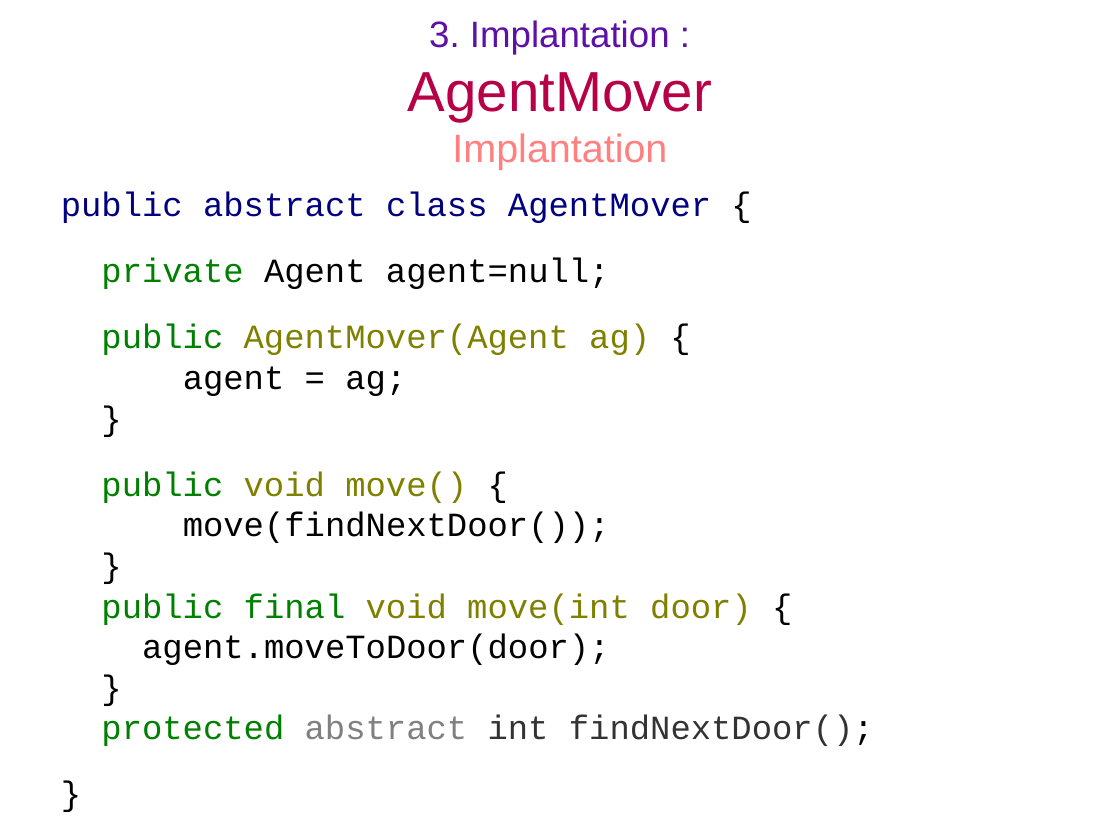
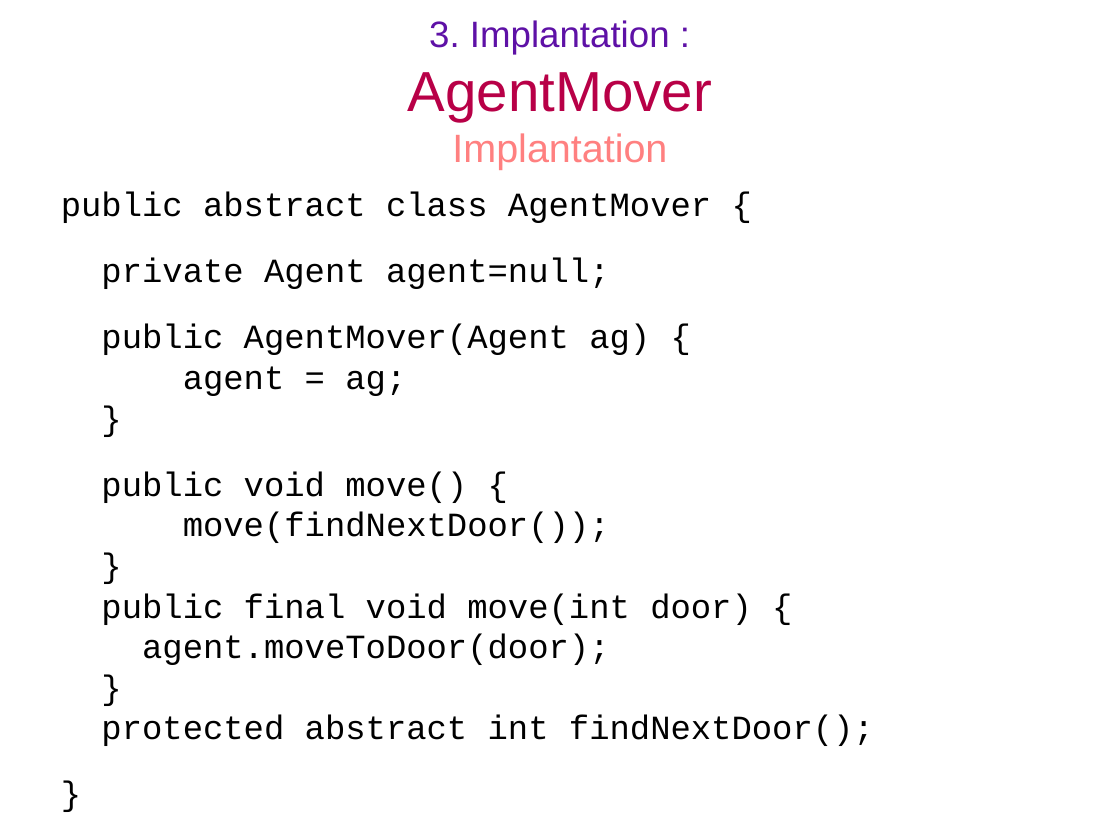
Before and after one commit to BackupTheBerlios/visidia-svn, a slide deck: slide 20 of trunk/doc/soutenance/soutenance.odp. Drawn at 1120x840 pixels with LibreOffice and Linux fonts; fonts in the diff are those of the drawing. Boxes give left, top, right and bottom in pixels: in the first picture for what was removed or moved away, otherwise in the second. Text is boxed around its words. In the diff, an @@ line names an element or a change of style, - is before the commit and + after.

```diff
--- a/trunk/doc/soutenance/soutenance.odp
+++ b/trunk/doc/soutenance/soutenance.odp
@@ text at (61,192,874,746): text colour #000080 to #000000 in "public abstract class AgentMover"; text colour #008000 to #000000 in "private", "public", "public", "public final" and 1 more places; text colour #808000 to #000000 in "AgentMover(Agent ag)", "void move()", "void move(int door)"; text colour #808080 to #000000 in "abstract"; text colour #333333 to #000000 in "int findNextDoor();" @@
```
Also in this commit, not shown: 4 other slides changed, 1 slide added, 1 slide removed.
